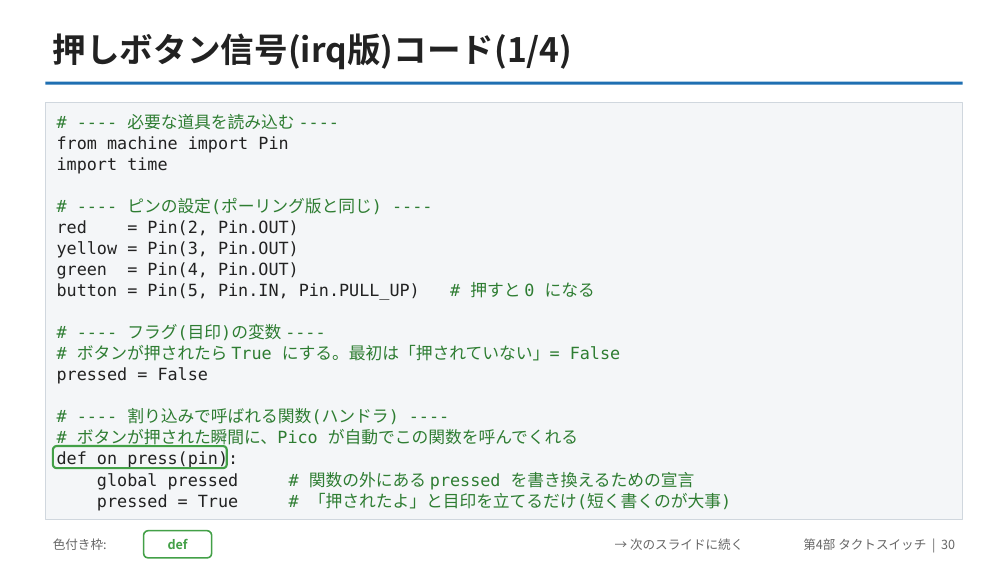
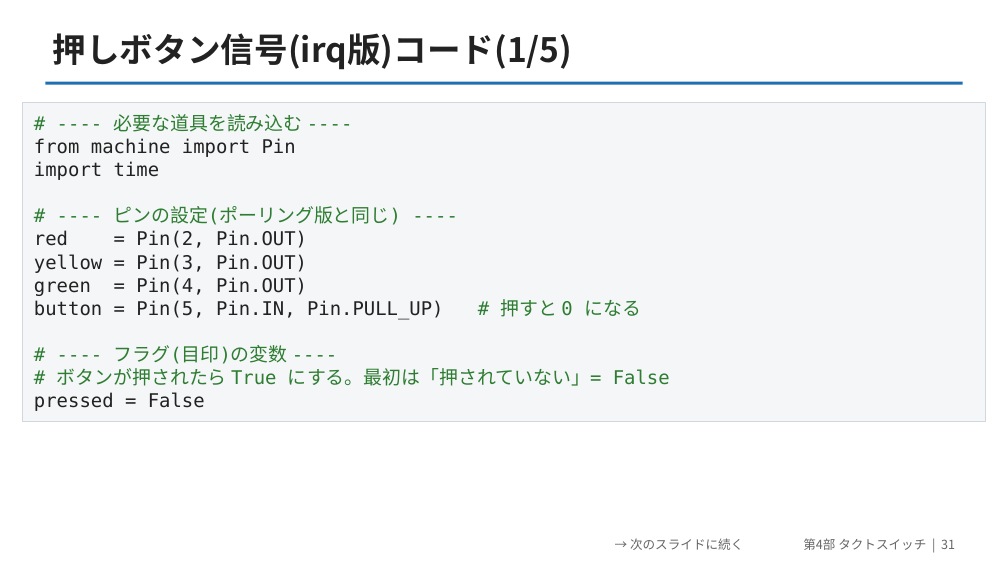
Before and after one commit to yuracode/isiot, a slide deck: slide 31 of slides/pico_sensor_intro.pptx (slide 30 before the commit). Drawn at 1008x567 pixels with LibreOffice and Linux fonts; fonts in the diff are those of the drawing. Boxes give left, top, right and bottom in pixels: in the first picture for what was removed or moved away, otherwise in the second. Text is boxed around its words. In the diff, an @@ line names an element or a change of style, - is before the commit and + after.

```diff
--- a/slides/pico_sensor_intro.pptx
+++ b/slides/pico_sensor_intro.pptx
@@ text at [53, 33, 573, 70]: text changed @@
-押しボタン信号(irq版)コード(1/4)
+押しボタン信号(irq版)コード(1/5)
@@ rectangle: place and size @@
-rectangle at [45, 102, 963, 520]
+rectangle at [23, 102, 985, 421]
@@ text "# ---- 必要な道具を読み込む ----": place and size @@
-text "# ---- 必要な道具を読み込む ----" at [57, 114, 731, 511]
+text "# ---- 必要な道具を読み込む ----" at [34, 114, 670, 411]
@@ text "# ---- 必要な道具を読み込む ----" at [34, 114, 670, 411]: size 16 to 18 pt; line spacing 20pt to 22pt @@
@@ text at [57, 408, 731, 511]: paragraphs removed @@
-# ---- 割り込みで呼ばれる関数(ハンドラ) ----
-# ボタンが押された瞬間に、Pico が自動でこの関数を呼んでくれる
-def on_press(pin):
-global pressed # 関数の外にある pressed を書き換えるための宣言
-pressed = True # 「押されたよ」と目印を立てるだけ(短く書くのが大事)
@@ rounded rectangle removed at [53, 446, 227, 468] @@
@@ text removed at [53, 538, 107, 550] @@
-色付き枠:
@@ rounded rectangle removed at [144, 531, 212, 558] @@
-def
@@ text at [803, 538, 955, 550]: text changed @@
-第4部 タクトスイッチ | 30
+第4部 タクトスイッチ | 31
```
Also in this commit, not shown: 27 other slides changed, 3 slides added, 2 other files.
